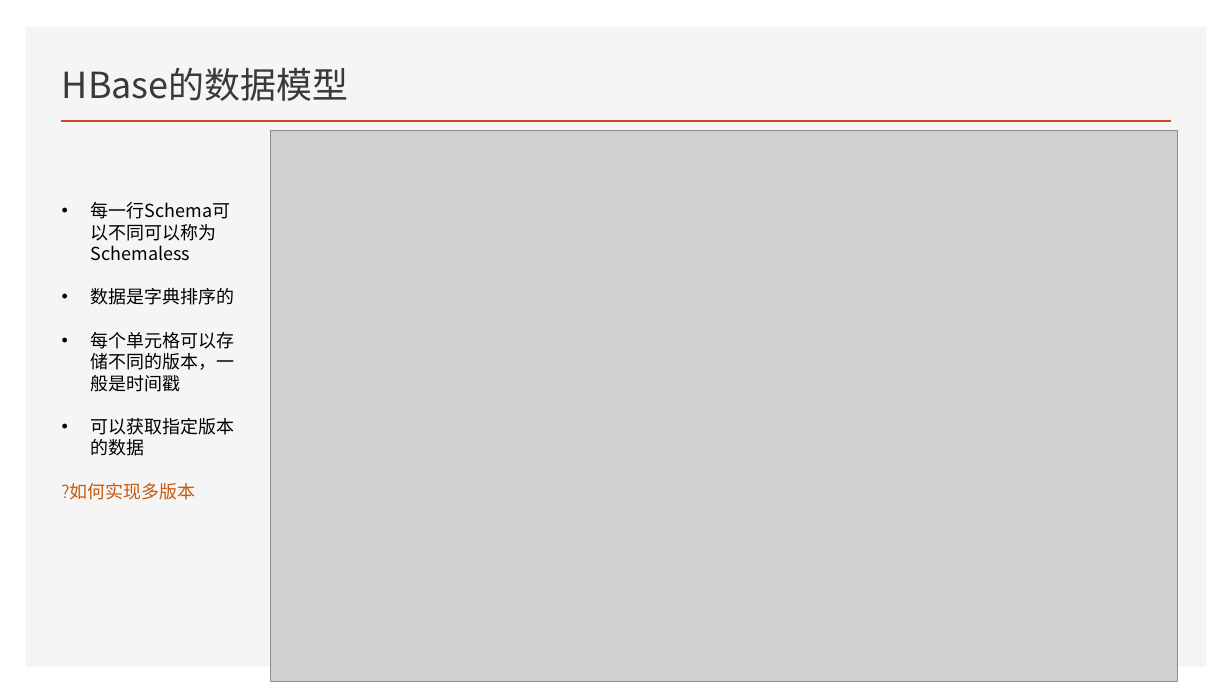
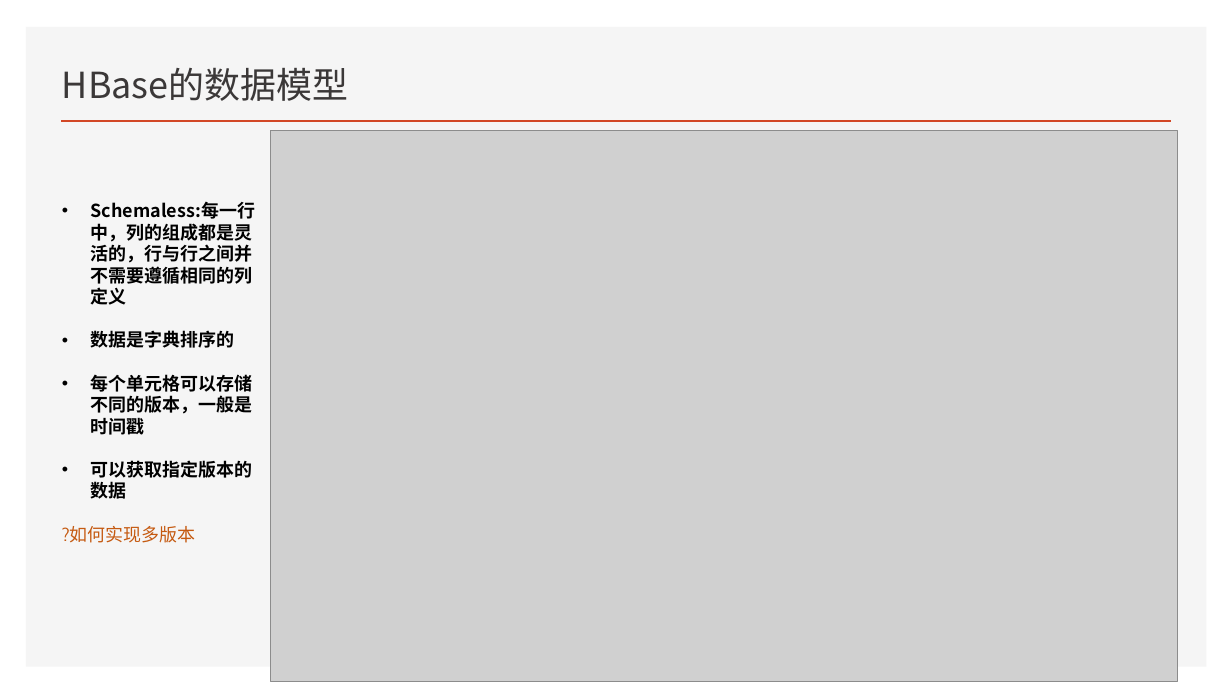
Before and after one commit to Zhangwusheng/Zhangwusheng.github.io, a slide deck: slide 5 of _posts/Hbase基本原理副本.pptx. Drawn at 1232x693 pixels with LibreOffice and Linux fonts; fonts in the diff are those of the drawing; grey boxes stand for pictures. Boxes give left, top, right and bottom in pixels: in the first picture for what was removed or moved away, otherwise in the second. Text is boxed around its words. In the diff, an @@ line names an element or a change of style, - is before the commit and + after.

```diff
--- a/_posts/Hbase基本原理副本.pptx
+++ b/_posts/Hbase基本原理副本.pptx
@@ text at bbox=[91, 202, 256, 305]: text changed; bold on @@
-• 每一行Schema可以不同可以称为Schemaless
+• Schemaless:每一行中，列的组成都是灵活的，行与行之间并不需要遵循相同的列定义
@@ text at bbox=[91, 330, 253, 499]: bold on in "数据是字典排序的", "每个单元格可以存储不同的版本，一般是时间戳", "可以获取指定版本的数据" @@
```
Also in this commit, not shown: 4 other slides changed, 4 other files.
